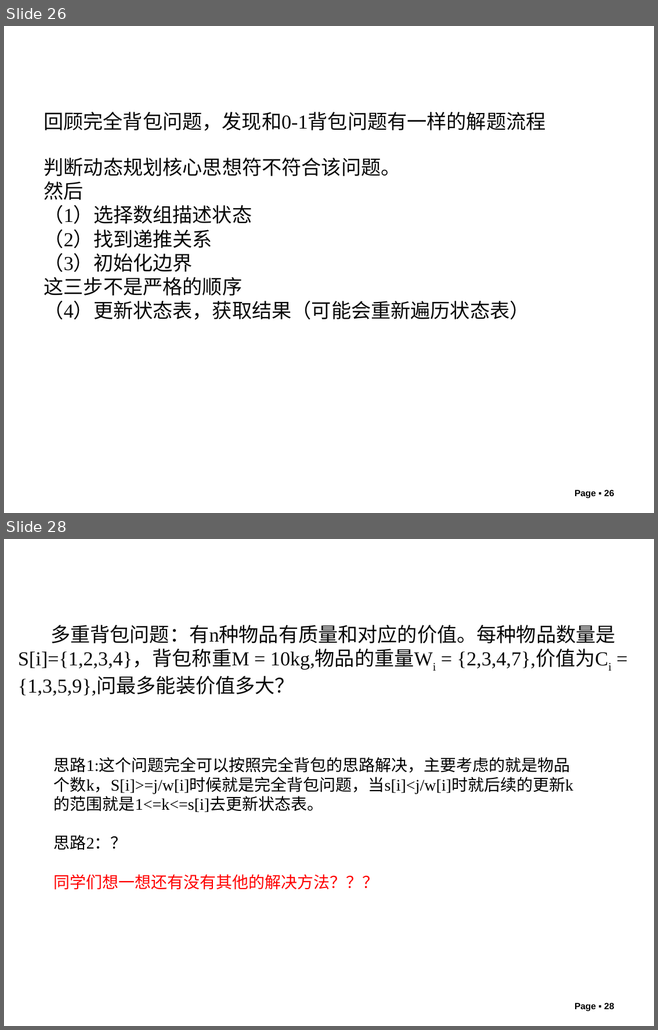
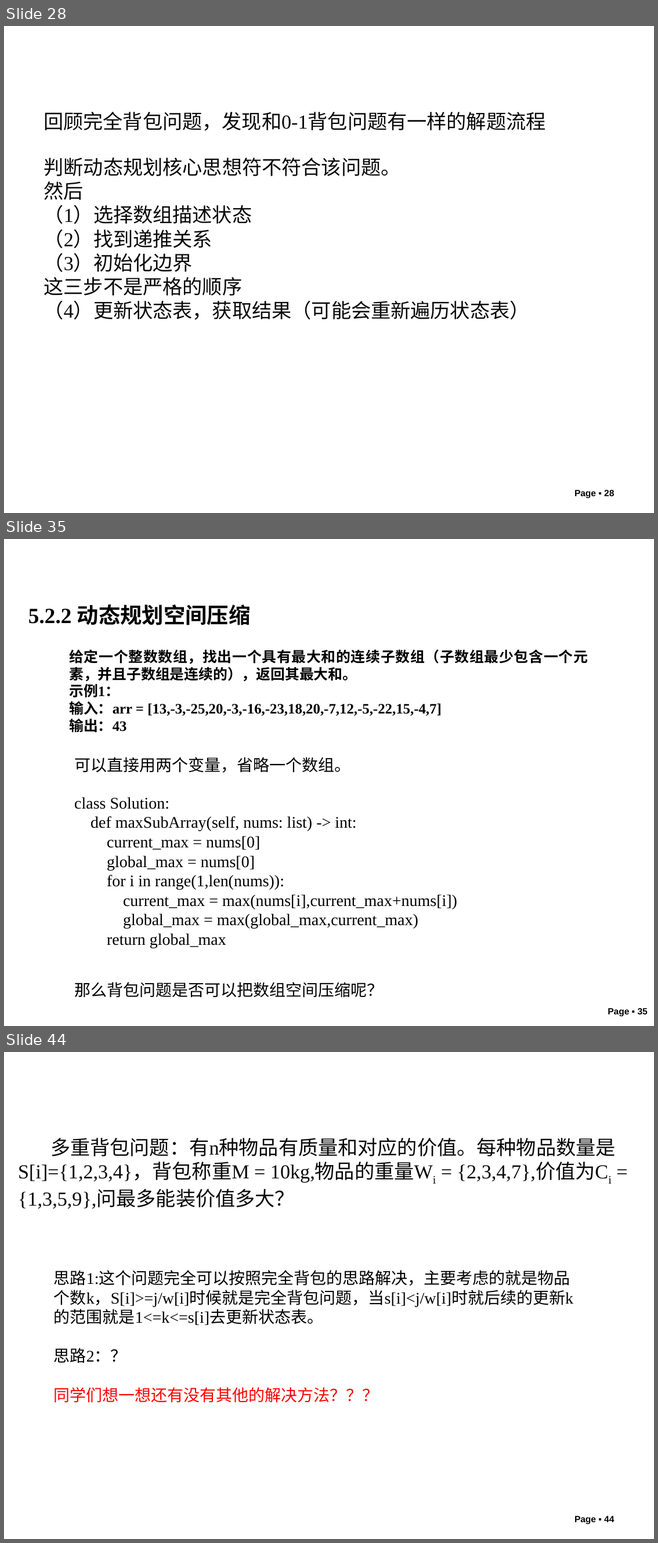
Before and after one commit to liutongling/DP, a slide deck: file/第5章 动态规划法.pptx. Shown one above the other, each under a label of ours: slides 26 and 28 before the commit, slides 28, 35 and 44 after it; the slides between them are not shown. The pictures are 658x1030 and 658x1543 pixels, drawn with LibreOffice and Linux fonts; fonts in the diff are those of the drawing; background and template pictures are left out. Boxes give left, top, right and bottom in pixels: in the first picture for what was removed or moved away, otherwise in the second. Text is boxed around its words. In the diff, an @@ line names an element or a change of style, - is before the commit and + after.

```diff
--- a/file/第5章 动态规划法.pptx
+++ b/file/第5章 动态规划法.pptx
@@ slide 35 added at <box>4,539,654,1026</box>, background #FFFFFF @@
@@ text added at <box>28,605,250,625</box>, 24 pt, text #000000, bold @@
+5.2.2 动态规划空间压缩
@@ text added at <box>69,649,587,733</box>, 16 pt, text #000000, bold @@
+给定一个整数数组，找出一个具有最大和的连续子数组（子数组最少包含一个元素，并且子数组是连续的），返回其最大和。
+示例1：
+输入：arr = [13,-3,-25,20,-3,-16,-23,18,20,-7,12,-5,-22,15,-4,7]
+输出：43
@@ text added at <box>74,757,350,773</box>, 18 pt, text #000000 @@
+可以直接用两个变量，省略一个数组。
@@ text added at <box>74,797,457,948</box>, 18 pt, text #000000 @@
+class Solution:
+def maxSubArray(self, nums: list) -> int:
+current_max = nums[0]
+global_max = nums[0]
+for i in range(1,len(nums)):
+current_max = max(nums[i],current_max+nums[i])
+global_max = max(global_max,current_max)
+return global_max
@@ text added at <box>74,982,383,998</box>, 18 pt, text #000000 @@
+那么背包问题是否可以把数组空间压缩呢？
@@ page number added at <box>607,1008,647,1016</box>, 10 pt, text #000000, bold @@
+Page ▪ 35
@@ what was slide 26 is now slide 28 @@
@@ what was slide 28 is now slide 44 @@
@@ page number at <box>574,1516,614,1525</box>: text changed @@
-Page ▪ 28
+Page ▪ 44
```
Also in this commit, not shown: 3 slides changed, 15 other slides added, 2 other files.
